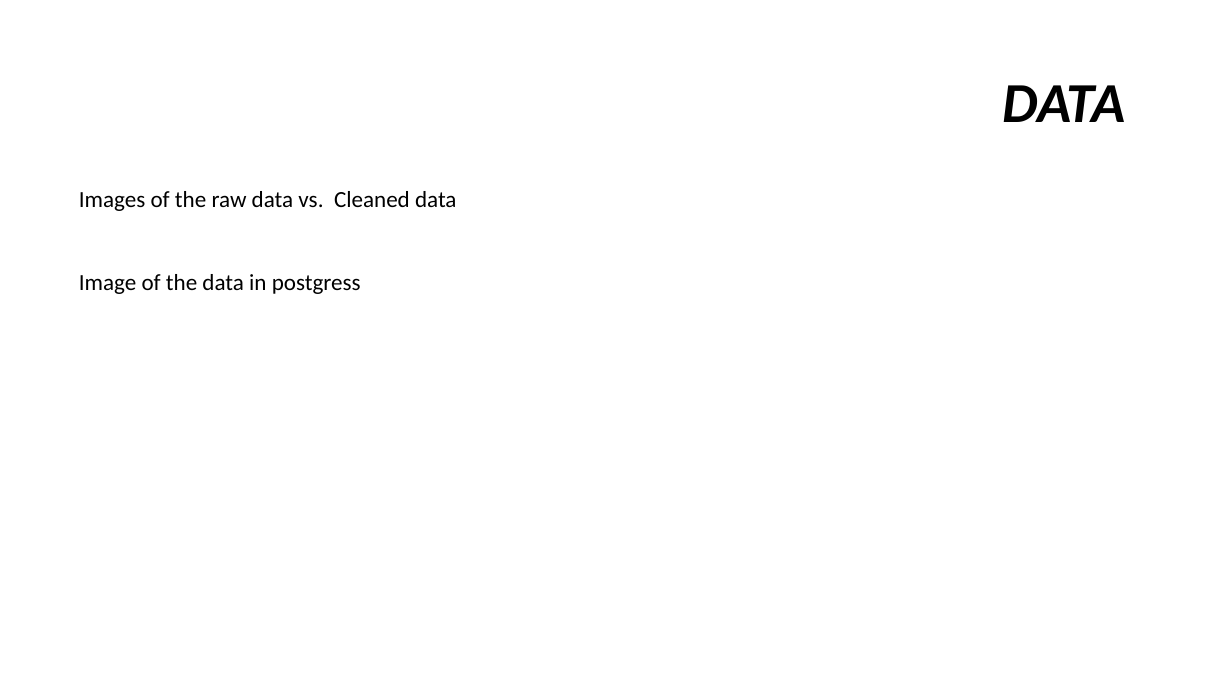
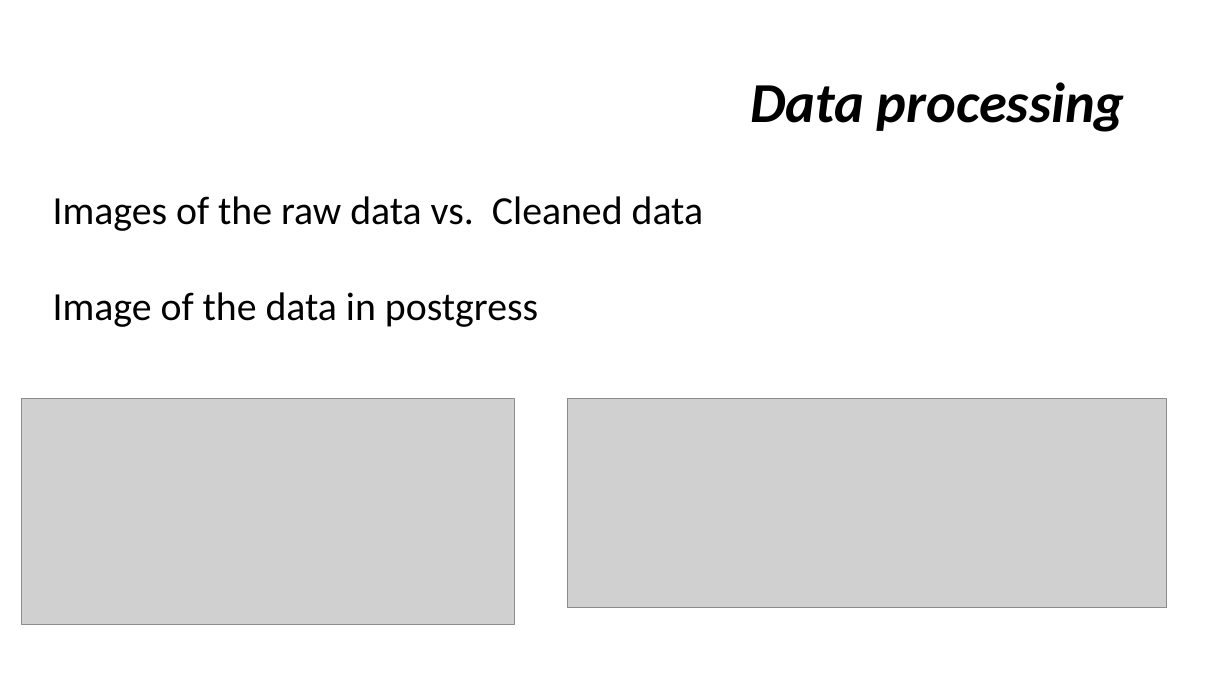
Before and after one commit to gcolareta/Shark_Attacks, a slide deck: slide 4 of Presentation/Shark attacks.pptx. Drawn at 1232x693 pixels with LibreOffice and Linux fonts; fonts in the diff are those of the drawing; grey boxes stand for pictures. Boxes give left, top, right and bottom in pixels: in the first picture for what was removed or moved away, otherwise in the second. Text is boxed around its words. In the diff, an @@ line names an element or a change of style, - is before the commit and + after.

```diff
--- a/Presentation/Shark attacks.pptx
+++ b/Presentation/Shark attacks.pptx
@@ title at bbox=[750, 82, 1125, 132]: text changed @@
-DATA
+Data processing
@@ text "Images of the raw data ...": place and size @@
-text "Images of the raw data ..." at bbox=[79, 191, 456, 294]
+text "Images of the raw data ..." at bbox=[53, 196, 703, 327]
@@ text "Images of the raw data ..." at bbox=[53, 196, 703, 327]: size 18 to 31 pt @@
@@ picture added at bbox=[21, 398, 515, 624] @@
@@ picture added at bbox=[567, 398, 1167, 608] @@
```
Also in this commit, not shown: 4 other slides changed, 5 slides added, 2 slides removed.
